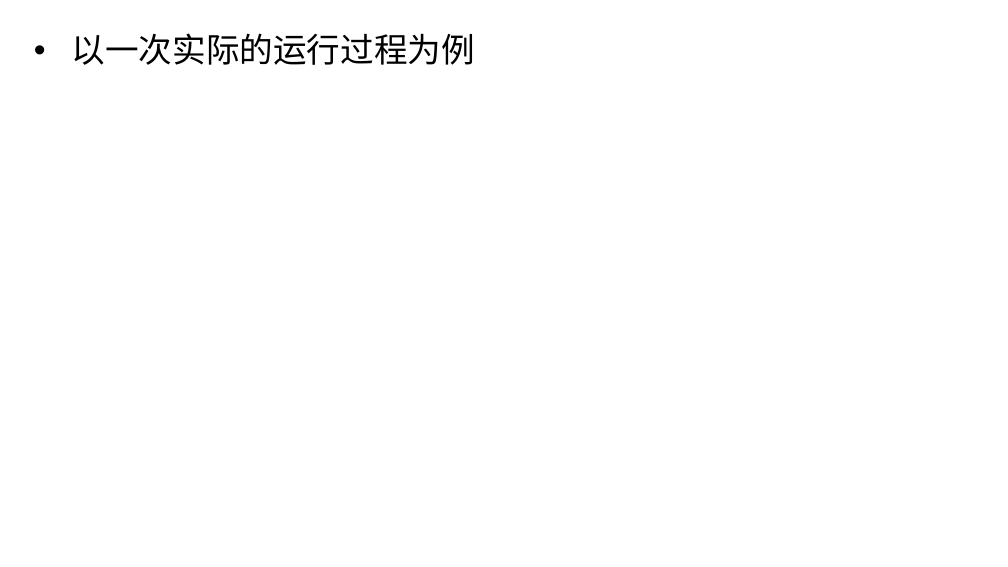
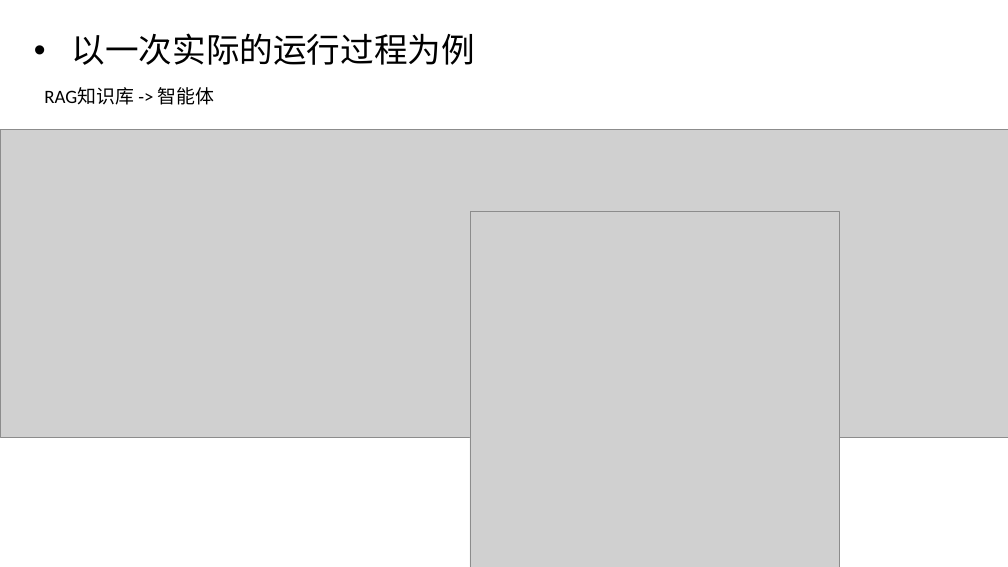
Before and after one commit to C32-SoundTech/SoundTech, a slide deck: slide 8 of docs/20251023-汇报/20251023-汇报.pptx (slide 5 before the commit). Drawn at 1008x567 pixels with LibreOffice and Linux fonts; fonts in the diff are those of the drawing; grey boxes stand for pictures. Boxes give left, top, right and bottom in pixels: in the first picture for what was removed or moved away, otherwise in the second. Text is boxed around its words. In the diff, an @@ line names an element or a change of style, - is before the commit and + after.

```diff
--- a/docs/20251023-汇报/20251023-汇报.pptx
+++ b/docs/20251023-汇报/20251023-汇报.pptx
@@ text added at (44,87,215,105), 18 pt, text #000000 @@
+RAG知识库 -> 智能体
@@ picture added at (0,129,1008,437) @@
@@ picture added at (470,212,839,567) @@
```
Also in this commit, not shown: 4 slides added, 1 other file.
